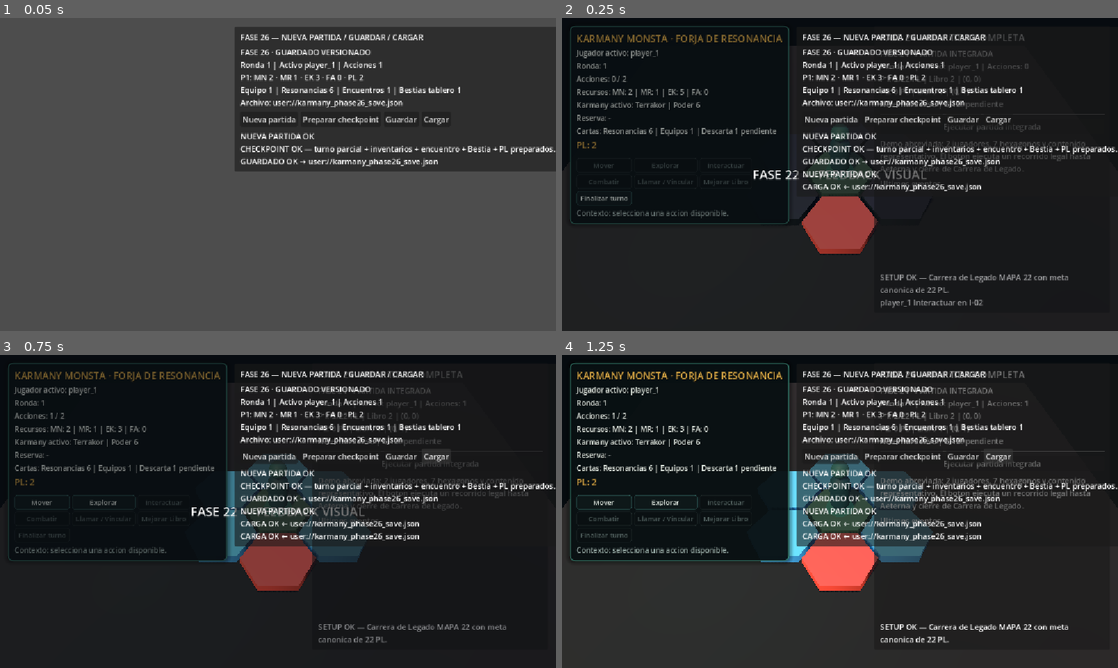
Above: before the commit, frames 1-4 (two rows, left to right).
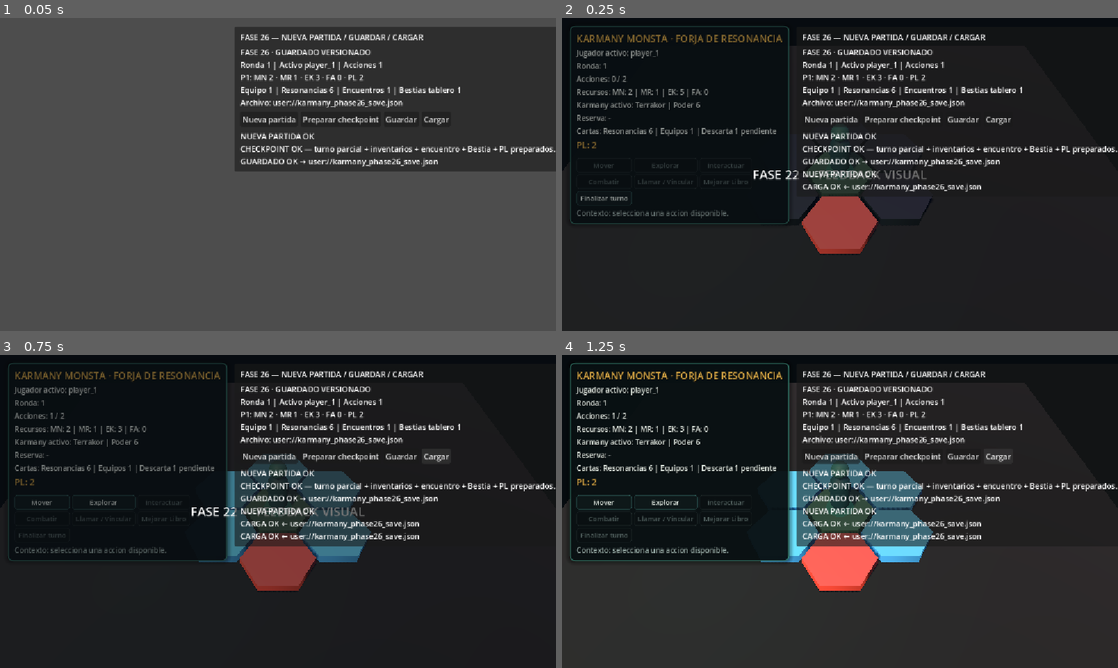
Above: after the commit, the same moments.

Repository: axenoban/Karmany-monsta
Game: Godot game, scene res://tests/phase_26_save_system_test.tscn
The game is run twice, just before and just after one commit, with the same random seed, the same clock (stepped at 60 frames per second) and the same inputs. This scene is started directly instead of the project's main scene.
Inputs (mouse positions are in pixels of both pictures, inside the frame that each line leads up to):
- Up to frame 1 (0.05 s): no input
- Up to frame 2 (0.25 s): no input
- Up to frame 3 (0.75 s): click (428, 464) at 0.5 s, where only the run before the commit has a clickable "Ejecutar partida integrada"
- Up to frame 4 (1.25 s): no input

Frame 1 is identical in both runs. In frame 2, 1.8% of the frame differs, in the area x 56-98%, y 5-93%; in frame 3, 2.9%; in frame 4, 4.3%, in the area x 56-98%, y 5-92%.

Commit message:
fix: keep phase 26 save panel readable

Diff:
--- a/scripts/ui/phase_26_save_bridge.gd
+++ b/scripts/ui/phase_26_save_bridge.gd
@@ -152,6 +152,9 @@
 	await get_tree().process_frame
 	if not current_match.setup_ok:
 		return false
+	var phase_24_overlay := current_match.get_node_or_null("Phase24Overlay") as CanvasLayer
+	if phase_24_overlay != null:
+		phase_24_overlay.visible = false
 	context = _build_context(current_match)
 	return context != null and context.is_valid()
 
